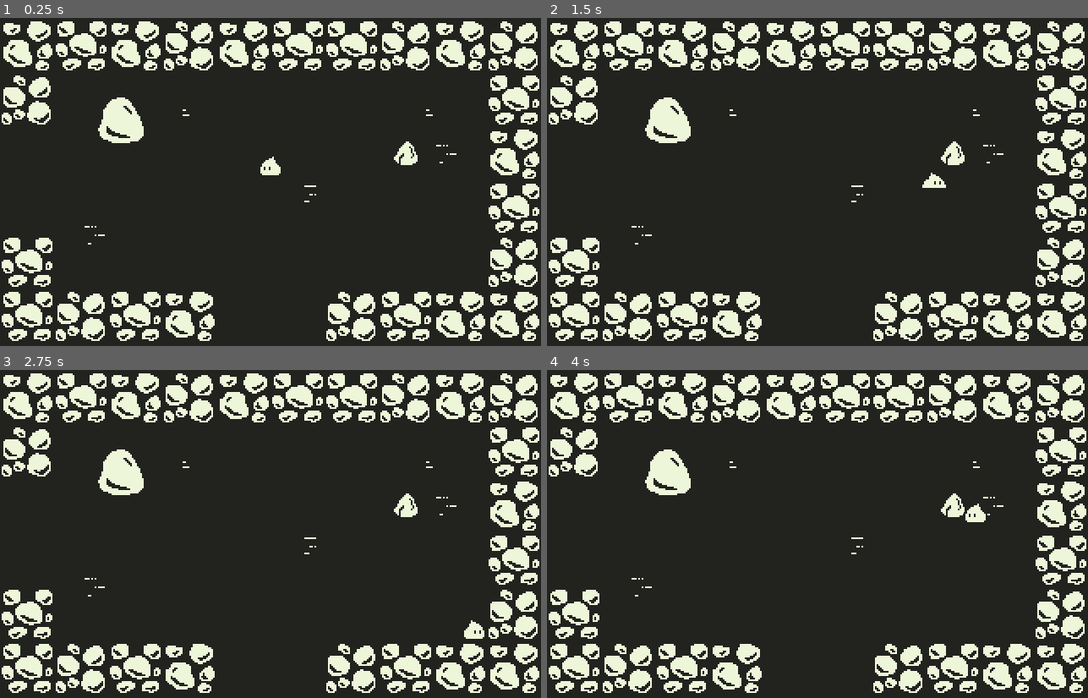
Above: before the commit, frames 1-4 (two rows, left to right).
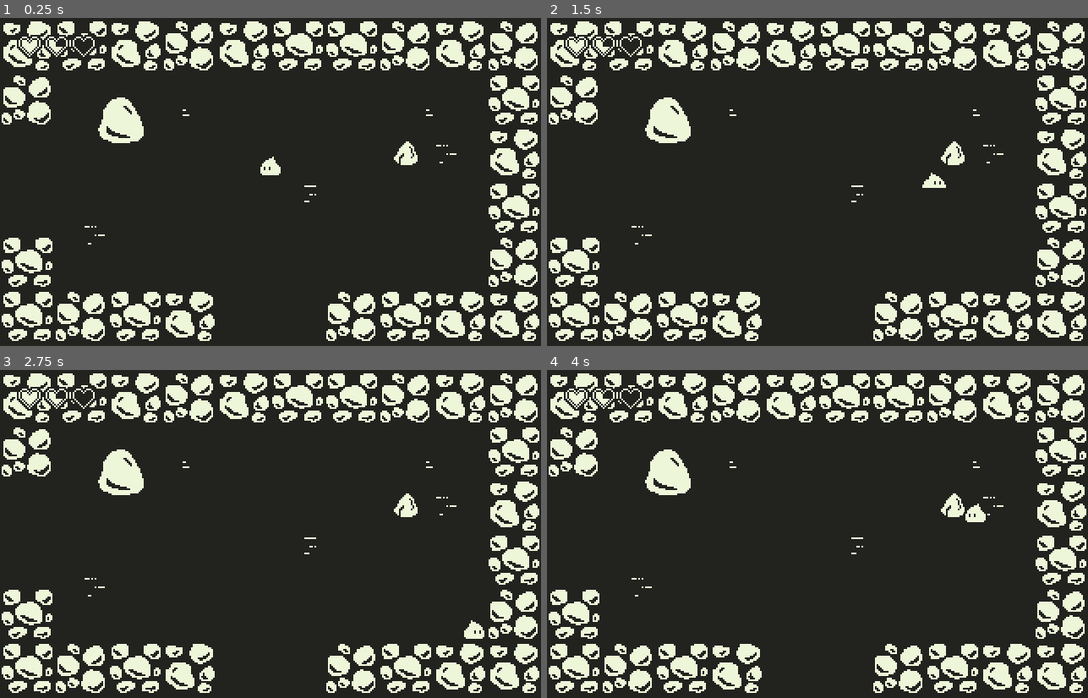
Above: after the commit, the same moments.

Repository: dweckerly/1bit
Game: Godot game, scene res://scenes/world/area-0.tscn
Two runs of this game, one before a commit and one after it. Both use one fixed random seed, a clock stepped at 60 frames per second and the inputs below.
Inputs:
- Up to frame 1 (0.25 s): no input
- Up to frame 2 (1.5 s): tap Enter (ui_accept) at 0.5, 0.77 s; hold Right (ui_right) 0.53-1.28 s; hold Down (ui_down) from 1.28 s (still down)
- Up to frame 3 (2.75 s): tap Enter (ui_accept) at 1.52 s; release Down (ui_down) at 2.03 s; hold Right (ui_right) from 2.03 s (still down)
- Up to frame 4 (4 s): release Right (ui_right) at 2.78 s; hold Up (ui_up) 2.78-3.53 s; tap Enter (ui_accept) at 3.02, 3.77 s; hold Left (ui_left) from 3.53 s (still down)

The runs differ from the first frame. In frame 1, 0.4% of the frame differs, in the area x 3-18%, y 5-13%; in frame 2, 0.4%; in frame 3, 0.4%; in frame 4, 0.4%.

Commit message:
more HUD stubbing

Diff:
--- a/scenes/ui/HUD.tscn
+++ b/scenes/ui/HUD.tscn
@@ -1,16 +1,12 @@
 [gd_scene load_steps=2 format=2]
 
-[ext_resource path="res://scenes/ui/Heart.tscn" type="PackedScene" id=1]
+[ext_resource path="res://scripts/HUD.gd" type="Script" id=2]
 
-[node name="HUD" type="MarginContainer"]
+[node name="HUD" type="Control"]
+anchor_right = 1.0
+anchor_bottom = 1.0
+script = ExtResource( 2 )
 
-[node name="HBoxContainer" type="HBoxContainer" parent="."]
-margin_right = 4.0
-
-[node name="Hearts" type="HBoxContainer" parent="HBoxContainer"]
-
-[node name="Heart" parent="HBoxContainer/Hearts" instance=ExtResource( 1 )]
-
-[node name="HBoxContainer" type="HBoxContainer" parent="HBoxContainer"]
-margin_left = 4.0
-margin_right = 4.0
+[node name="HeartContainer" type="Control" parent="."]
+margin_right = 40.0
+margin_bottom = 40.0
--- a/scenes/ui/Heart.tscn
+++ b/scenes/ui/Heart.tscn
@@ -7,5 +7,6 @@
 script = ExtResource( 1 )
 
 [node name="Sprite" type="Sprite" parent="."]
+position = Vector2( 8, 8 )
 texture = ExtResource( 2 )
 hframes = 5
--- a/scenes/world/Start.gd
+++ b/scenes/world/Start.gd
@@ -5,3 +5,4 @@
 		add_child(Global.player)
 		Global.player.set_position(Vector2(160, 90))
 		Global.start_game = true
+		Global.load_hud()
--- a/scripts/Global.gd
+++ b/scripts/Global.gd
@@ -5,6 +5,8 @@
 var player_scene = load("res://scenes/Player.tscn")
 var player = player_scene.instance()
 var player_can_move = true
+
+var hud_scene = load("res://scenes/ui/HUD.tscn")
 
 var current_scene = null
 
@@ -22,9 +24,15 @@
 	get_tree().root.add_child(current_scene)
 	get_tree().current_scene = current_scene
 	load_player(player_position, h_flip)
+	load_hud()
 
 func load_player(player_position, h_flip):
 	player = player_scene.instance()
 	get_tree().current_scene.add_child(player)
 	player.set_position(Vector2(player_position))
 	player.get_child(0).flip_h = h_flip
+
+func load_hud():
+	var hud = hud_scene.instance()
+	get_tree().current_scene.add_child(hud)
+	hud.instantiate_hud()
--- /dev/null
+++ b/scripts/HUD.gd
@@ -0,0 +1,38 @@
+extends Control
+
+const HEART_OFFSET = 10
+
+onready var heart_container
+
+var hearts = 0
+var heart_scene = load("res://scenes/ui/Heart.tscn")
+
+func instantiate_hud():
+	add_hearts()
+
+func add_hearts():
+	heart_container = $HeartContainer
+	hearts = Global.player.max_hp / 4
+	print(hearts)
+	for n in hearts:
+		var heart = heart_scene.instance()
+		$HeartContainer.add_child(heart)
+		heart.position = Vector2((16 * n) + HEART_OFFSET, HEART_OFFSET)
+	fill_hearts()
+
+func fill_hearts():
+	var zero = false
+	var hp = Global.player.current_hp
+	for n in hearts:
+		if zero:
+			$HeartContainer.get_child(n).set_frame(0)
+		else:
+			if hp >= 4:
+				$HeartContainer.get_child(n).set_frame(4)
+				hp -= 4
+			else:
+				$HeartContainer.get_child(n).set_frame(hp)
+				zero = true
+
+func _ready():
+	pass # Replace with function body.
--- a/scripts/Player.gd
+++ b/scripts/Player.gd
@@ -9,8 +9,8 @@
 onready var animation_player = $AnimationPlayer
 onready var sprite = $Sprite
 
-func _ready():
-	pass
+var max_hp = 12
+var current_hp = 7
 
 func set_position(pos):
 	position = pos
